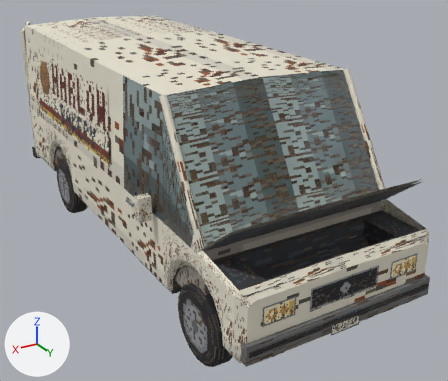
What one commit did to the glTF model THE_VEIL_ASSETS_V2/05_Vehicles/Abandoned_Variants/VEH_DeliveryVan_BrokenDown.glb.
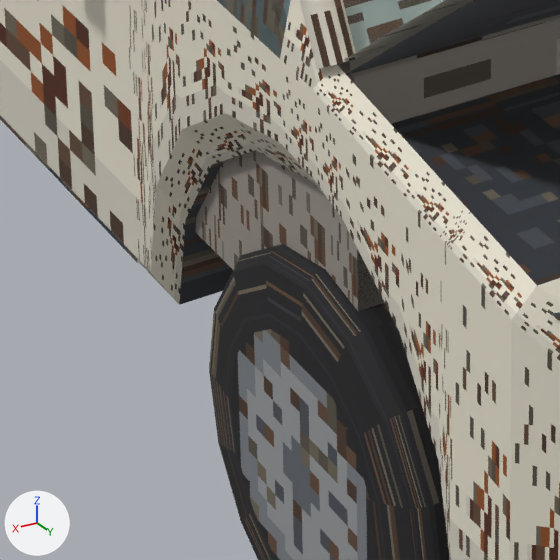
There are two pictures of each version: one whole from a camera (50 mm lens) standing at (2.99, 5.58, 3.44) and looking at (-0.44, -0.15, 0.58), one close up on the part from 31% to 54% of the width and 62% to 90% of the height. The axes (+X, +Y, +Z) are drawn at lower left. The lights are the same throughout. The first two pictures are the older version. Objects named as collision shapes, trigger or cutter boxes, shadow casters or lower levels of detail are left out. Where no turn or scale is listed for an object, it has been applied to the vertices. Vertices at exactly the same position are counted once.

The first close-up shows 'Body', 'Door_FR', 'Hood', 'Wheel_FR'.
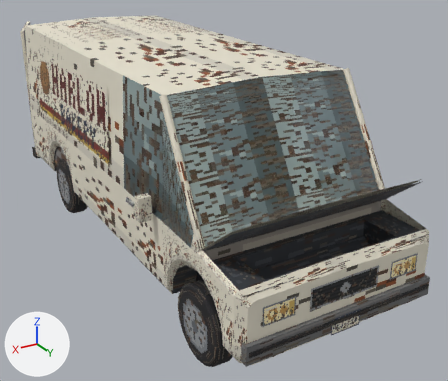
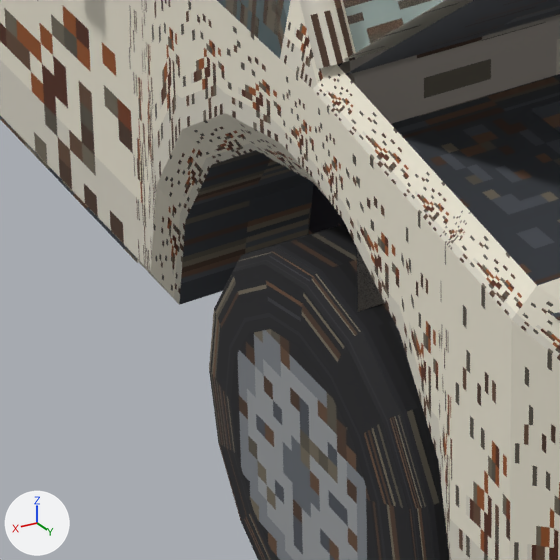
Changed parts and their boxes (x1, y1, x2, y2) in the close-ups (560 x 560 px):
part 1 of me_body, cut back
    before: (195, 64, 358, 311)
    after: (337, 63, 358, 311)

The edits, one by one:
me_body is used by ob_body; location (0.0, 0.0, 0.0).
me_body had 706 vertices, 1075 faces and spanned x -1.01..1.01, y -3.12..2.5, z 0.27..2.26.
me_body now has 732 vertices, 1095 faces and spans x -1.01..1.01, y -3.12..2.5, z 0.27..2.26.
Part 1, on me_body:
2 vertices are removed from x -0.93..0.93, y 1.75, z 0.55.
8 faces are deleted.
6 vertices move from x -0.93..0.93, y 1.31..1.57, z 0.55 to x -0.93..0.93, y 1.31..1.57, z 0.58..0.84.
20 vertices are added at x -0.99..0.99, y 1.27..1.85, z 0.55..1.3.
8 new vertices lie (0.23, 0.0, 0.0) away from vertices in x -0.93..0.7, y 1.27..1.85, z 0.55..0.93.
28 new faces join them, mat_m_veh_atlas_weathered (picture img_image_0).
